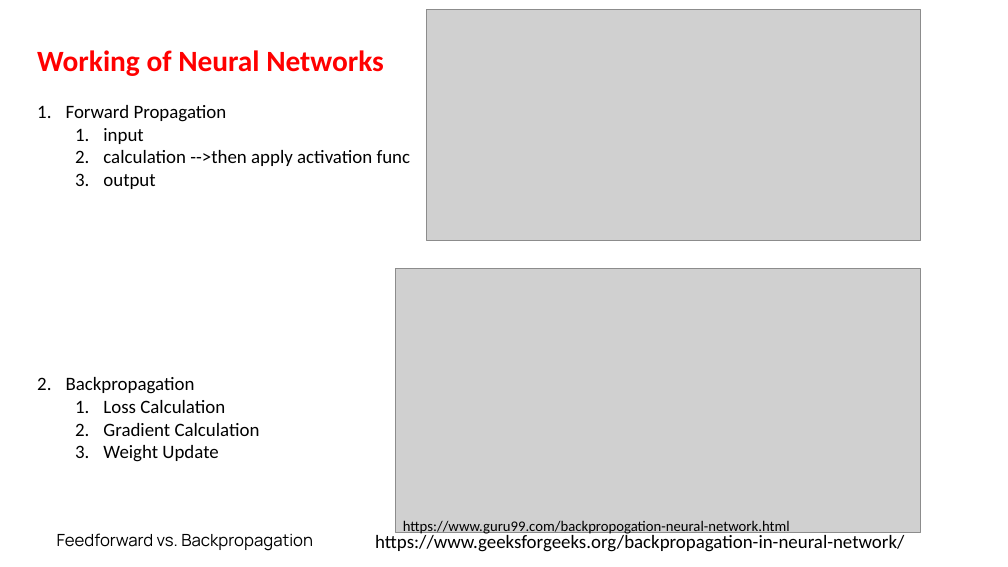
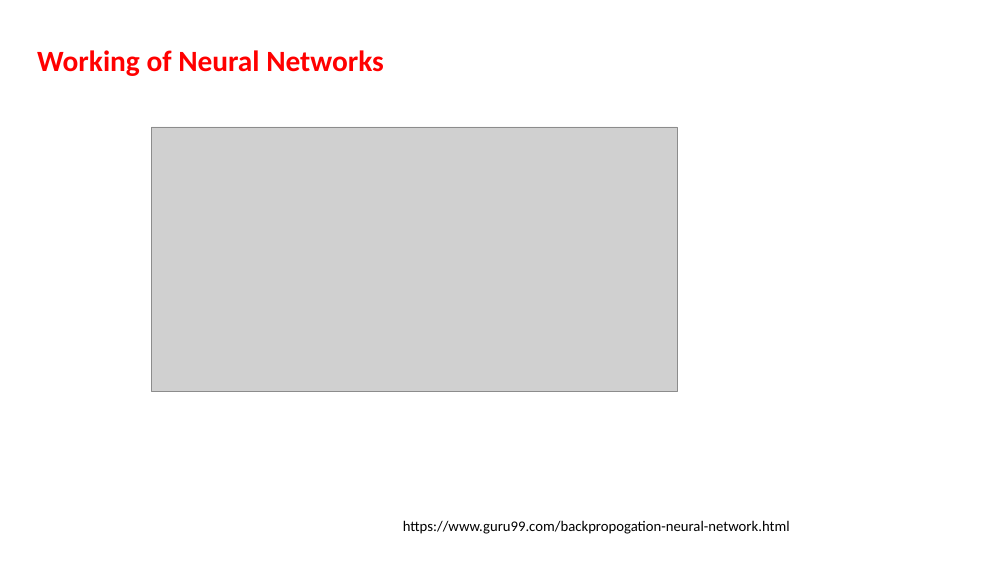
Before and after one commit to shahil04/ds_materials, a slide deck: slide 2 of 9.Deep_learning/class_3_module_9_deep learning_Loss_Functions Gradient Descent.pptx. Drawn at 1008x567 pixels with LibreOffice and Linux fonts; fonts in the diff are those of the drawing; grey boxes stand for pictures. Boxes give left, top, right and bottom in pixels: in the first picture for what was removed or moved away, otherwise in the second. Text is boxed around its words. In the diff, an @@ line names an element or a change of style, - is before the commit and + after.

```diff
--- a/9.Deep_learning/class_3_module_9_deep learning_Loss_Functions Gradient Descent.pptx
+++ b/9.Deep_learning/class_3_module_9_deep learning_Loss_Functions Gradient Descent.pptx
@@ picture removed at bbox=[426, 9, 921, 240] @@
@@ text at bbox=[66, 105, 411, 462]: paragraphs removed @@
-1. Forward Propagation
-  1. input
-  2. calculation -->then apply activation func
-  3. output
-2. Backpropagation
-  1. Loss Calculation
-  2. Gradient Calculation
-  3. Weight Update
@@ picture: place and size @@
-picture at bbox=[395, 268, 921, 533]
+picture at bbox=[152, 127, 678, 392]
@@ text removed at bbox=[57, 533, 313, 551] @@
-Feedforward vs. Backpropagation
@@ text removed at bbox=[375, 532, 904, 552] @@
-https://www.geeksforgeeks.org/backpropagation-in-neural-network/
```
Also in this commit, not shown: 12 other slides changed, 35 slides added, 1 slide removed, 22 other files.
